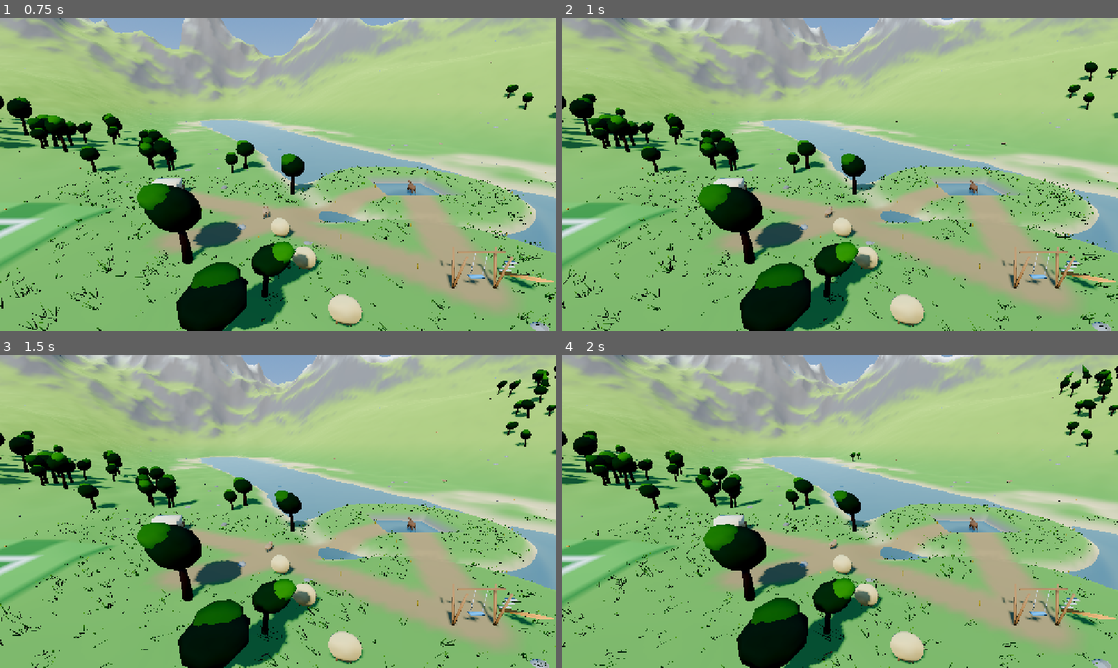
Above: before the commit, frames 1-4 (two rows, left to right).
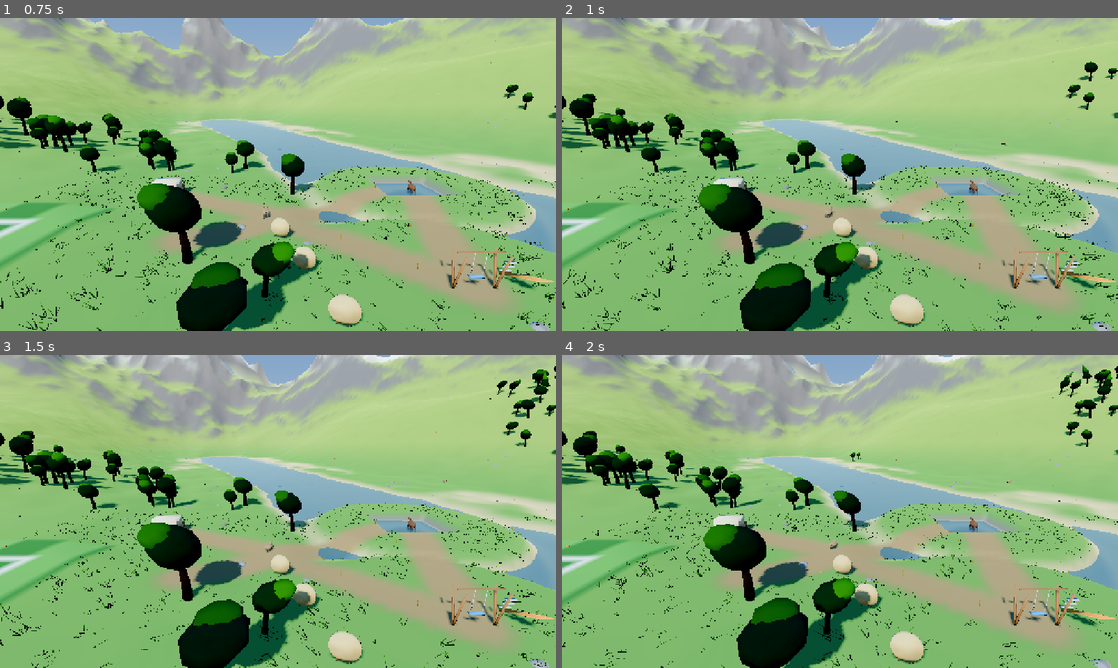
Above: after the commit, the same moments.

Repository: kabartay/aava
Game: Godot game, scene res://dev/capture.tscn
Same seed, same stepped clock (60 frames per second), same inputs: the game is played once before the commit and once after it. This scene is started directly instead of the project's main scene.
Inputs (mouse positions are in pixels of both pictures, inside the frame that each line leads up to):
- Up to frame 1 (0.75 s): tap Enter at 0.5 s; move the mouse to (400, 158) at 0.52 s; hold D from 0.53 s (still down); tap Shift at 0.6 s; click (400, 158) at 0.67 s
- Up to frame 2 (1 s): keep holding D; tap Space at 0.77 s
- Up to frame 3 (1.5 s): tap Space at 1.07 s; release D at 1.25 s; drag from (166, 527) to (250, 574) at 1.27 s
- Up to frame 4 (2 s): no input

Frame 1 is identical in both runs. In frame 2, 0.2% of the frame differs, in the area x 40-73%, y 0-13%; in frame 3, 0.2%; in frame 4, 0.2%.

Commit message:
Build for Android, and cut the frame time by 40%
The APK builds and is signed: 27 MB, arm64. The toolchain was already installed
but the JDK was not on PATH — Homebrew does not link them, so `java -version`
fails while three JDKs sit on disk. ANDROID.md records the two export lines and
everything else the build needs, because that is exactly the kind of thing that
is obvious today and lost in a month.

The mobile renderer was verified in a screenshot rather than assumed: terrain,
water, animals and interface all render correctly.

Then the measurement, which found the real work. The first benchmark reported a
confident 8.34 ms — that is 120 fps, that is the refresh rate, and it is what it
would have said about any scene at all. Vsync off, the same scene runs at
2.51 ms median.

Making the outermost LOD ring four times coarser takes that to 1.50 ms, a 40%
cut. At two hundred metres a chunk is then eight triangles across, which is
invisible; the horizon was checked in a screenshot afterwards and holds up. It
removed 18,432 triangles a frame for nothing given up.

New checks pin the budgets a tablet actually cares about: draw calls under 400,
the outer ring at least eight times coarser than the inner, collision on no more
than two rings, plants instanced, the mobile renderer and ETC2 selected, and an
on-screen control for every action.

What this does NOT do is measure a tablet. A mid-range mobile GPU is eight to
fifteen times slower than this laptop, which puts 1.5 ms at 43-67 fps — but that
is an estimate from a ratio. Thermals, touch targets, battery and the stick
under a small thumb all still need a real device, and ANDROID.md says so.

Diff:
--- a/src/dev/ci_check.gd
+++ b/src/dev/ci_check.gd
@@ -48,6 +48,7 @@
 	_check_one_thing_a_day()
 	_check_players_and_worlds()
 	_check_playing_together()
+	_check_it_will_run_on_a_tablet()
 
 	if _failures > 0:
 		printerr("FAILED: %d check(s)" % _failures)
@@ -2374,3 +2375,66 @@
 	panel.queue_free()
 	session.queue_free()
 	visitors.queue_free()
+
+## The target device is a tablet, and every measurement so far has been taken on
+## an M3 Max — which tells you almost nothing. These are the budgets that matter
+## on mobile hardware, checked as numbers rather than hoped for.
+func _check_it_will_run_on_a_tablet() -> void:
+	print("the budgets a tablet cares about")
+
+	# Draw calls, not triangles, are what a tablet GPU runs out of first. One
+	# per terrain chunk, and the ring radius squares.
+	var span := int(TerrainSpec.RINGS[TerrainSpec.RINGS.size() - 1]["radius"]) * 2 + 1
+	var chunks := span * span
+	_expect(
+		chunks <= 400,
+		"the terrain is %d draw calls a frame, which a tablet can afford" % chunks
+	)
+
+	# The outer ring must be much coarser than the inner one, or distant ground
+	# costs as much as the ground underfoot for detail nobody can see.
+	var innermost := int(TerrainSpec.RINGS[0]["step"])
+	var outermost := int(TerrainSpec.RINGS[TerrainSpec.RINGS.size() - 1]["step"])
+	_expect(
+		outermost >= innermost * 8,
+		"the furthest ring is %dx coarser than the nearest" % (outermost / maxi(innermost, 1))
+	)
+
+	# Collision is far more expensive than drawing, so only the rings a child
+	# can actually reach may have any.
+	var colliding := 0
+	for ring in TerrainSpec.RINGS:
+		if ring["collide"]:
+			colliding += 1
+	_expect(colliding <= 2, "only the %d nearest rings have collision" % colliding)
+
+	# Vegetation has to be instanced, or five thousand plants is five thousand
+	# draw calls and nothing else matters.
+	var vegetation_source := FileAccess.get_file_as_string("res://src/world/vegetation_tile.gd")
+	_expect(
+		vegetation_source.contains("MultiMeshInstance3D"),
+		"plants are drawn as instances rather than one node each"
+	)
+
+	# The project has to be set up for mobile at all: the renderer, the texture
+	# format Android requires, and a fixed orientation.
+	_expect(
+		ProjectSettings.get_setting("rendering/renderer/rendering_method.mobile") == "mobile",
+		"the mobile renderer is selected for mobile builds"
+	)
+	_expect(
+		bool(ProjectSettings.get_setting("rendering/textures/vram_compression/import_etc2_astc")),
+		"ETC2/ASTC compression is on, which Android exports require"
+	)
+	_expect(
+		int(ProjectSettings.get_setting("display/window/handheld/orientation")) != 0,
+		"the orientation is fixed rather than rotating under a child's hands"
+	)
+
+	# Nothing may assume a keyboard: every action needs an on-screen control.
+	var hud_source := FileAccess.get_file_as_string("res://src/ui/hud.gd")
+	for control in ["jump", "build", "kick"]:
+		_expect(
+			hud_source.contains('"ui_%s"' % control) or hud_source.contains('"%s"' % control),
+			"there is an on-screen control for %s" % control
+		)
--- a/src/world/terrain_spec.gd
+++ b/src/world/terrain_spec.gd
@@ -15,11 +15,20 @@
 ## Sampling step per detail ring and how far out each ring reaches, in chunks.
 ## Ring zero is where the player stands, so it is the only detail that has to
 ## survive a camera two metres off the ground.
+## Rings of decreasing detail around the player. `radius` is in chunks,
+## Chebyshev distance, so ring 9 means a 19x19 grid — 361 chunks and therefore
+## 361 draw calls every frame.
+##
+## That number is fine on a desktop and is the first thing that will hurt on a
+## tablet, where draw calls cost far more than triangles. The outer ring is now
+## twice as coarse: at step 16 a chunk two hundred metres away is eight
+## triangles across, which is invisible at that distance and halves the vertex
+## work for the third of the world that is furthest from the camera.
 const RINGS := [
 	{"radius": 1, "step": 1, "collide": true},
 	{"radius": 3, "step": 2, "collide": true},
 	{"radius": 6, "step": 4, "collide": false},
-	{"radius": 9, "step": 8, "collide": false},
+	{"radius": 9, "step": 16, "collide": false},
 ]
 
 const COLOR_SAND := Color(0.83, 0.76, 0.56)
Not shown, added: docs/ANDROID.md
Not shown, changed: docs/LESSONS.md
Not shown, changed: docs/README.md
Not shown, changed: docs/STATUS.md
